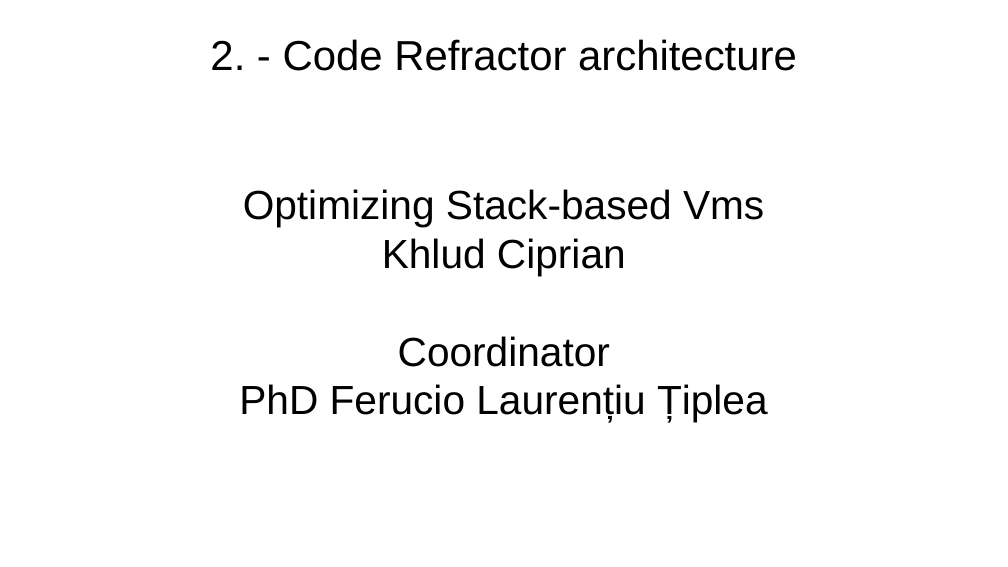
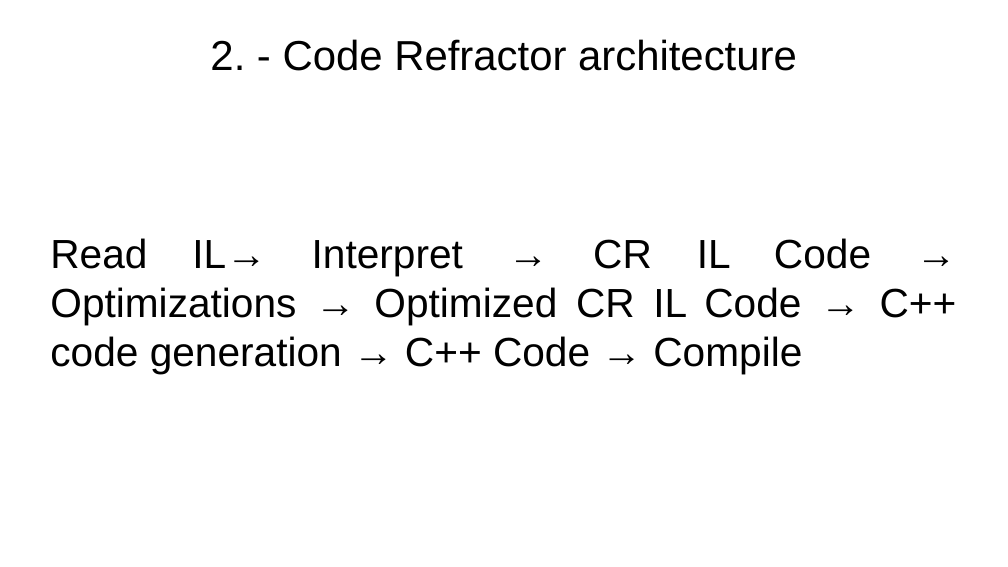
Before and after one commit to ciplogic/CodeRefractor, a slide deck: slide 4 of Documentation/Slides.odp. Drawn at 1008x567 pixels with LibreOffice and Linux fonts; fonts in the diff are those of the drawing; background and template pictures are left out. Boxes give left, top, right and bottom in pixels: in the first picture for what was removed or moved away, otherwise in the second. Text is boxed around its words. In the diff, an @@ line names an element or a change of style, - is before the commit and + after.

```diff
--- a/Documentation/Slides.odp
+++ b/Documentation/Slides.odp
@@ subtitle at box(50, 238, 957, 373): text changed @@
-Optimizing Stack-based Vms
-Khlud Ciprian
-Coordinator
-PhD Ferucio Laurențiu Țiplea
+Read IL→ Interpret → CR IL Code → Optimizations → Optimized CR IL Code → C++ code generation → C++ Code → Compile
```
Also in this commit, not shown: 8 other slides changed, 3 slides added, 3 slides removed, 4 other files.
